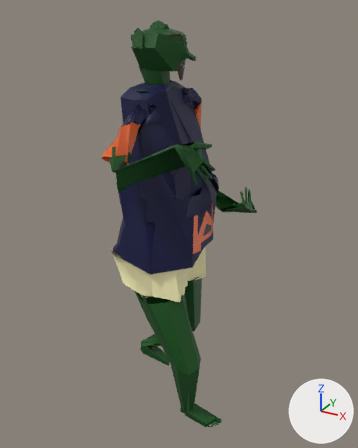
The glTF model Gangsta Wizards/Main/Card Shark Campaign/Character Models/Goblins/goblin_10.glb: old version first, new version second.
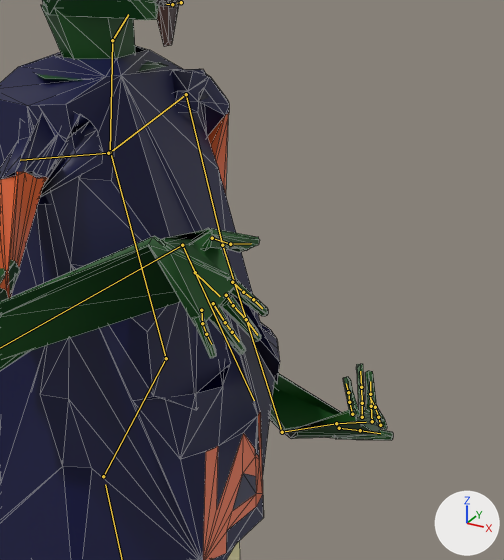
There are two pictures of each version: one whole from a 50 mm camera at (0.905, -1.489, 1.022) aimed at (0.071, 0.029, 0.263), one close up on the part from 35% to 82% of the width and 14% to 56% of the height. Every picture has the same lights, and +X, +Y and +Z are marked at lower right. The last two pictures show the newer version. Both versions are drawn at frame 1 of the action 'Idle'; the numbers are the values there. The bones that change, and the others that lie on the model, are drawn over the model as lines in the close-ups. The close-ups show mesh edges as thin lines.

The first close-up shows 'gob10body'.
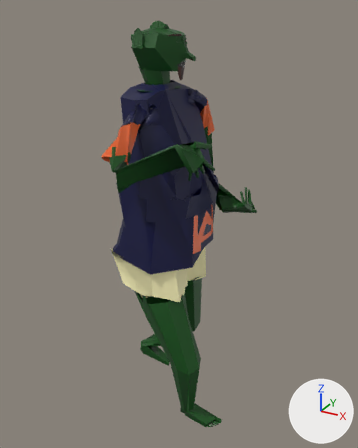
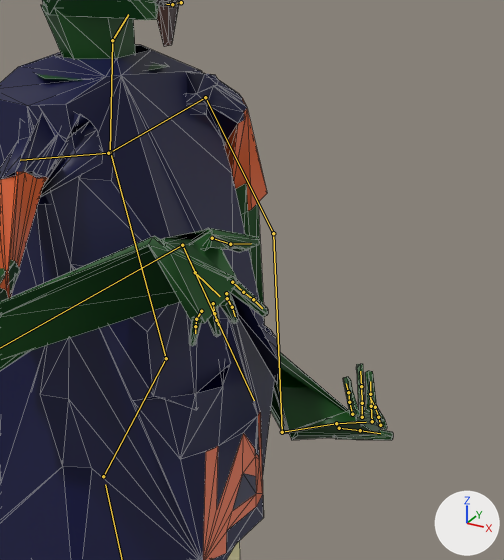
Location of each change, [x1, y1, x2, y2] in pixels of the close-ups (504 x 560 px):
'gob10body', posed
    both: [0, 0, 393, 560]
bone 'Shoulder L', root to tip
    before: (110, 152) to (186, 94)
    after: (110, 152) to (205, 97)
bone 'Bicep L', root to tip
    before: (186, 94) to (222, 245)
    after: (205, 97) to (273, 233)
bone 'Forearm L', root to tip
    before: (222, 245) to (282, 432)
    after: (273, 233) to (282, 432)
bone 'Middle 1 R', root to tip
    before: (226, 295) to (233, 305)
    after: (226, 293) to (227, 298)
bone 'Ring 1 R', root to tip
    before: (213, 303) to (225, 322)
    after: (213, 303) to (214, 313)
bone 'Pinky 1 R', root to tip
    before: (201, 310) to (202, 323)
    after: (201, 311) to (196, 319)

Edits to the bpy script that builds the scene:
```text
Change bone_shoulder_l:
    where bone_shoulder_l = bpy.data.objects['Gobby10'].pose.bones['Shoulder L']  # child of 'Chest'
    bone_shoulder_l.rotation_quaternion: (1.0, 0.0, 0.0, 0.0) -> (0.996, -0.006, -0.024, -0.09)  # degrees (0, 0, 0) -> degrees (0, -3, -10)
Change bone_bicep_l:
    where bone_bicep_l = bpy.data.objects['Gobby10'].pose.bones['Bicep L']  # child of 'Shoulder L'
    bone_bicep_l.rotation_quaternion: (0.663, 0.232, 0.395, -0.591) -> (0.628, 0.334, 0.555, -0.431)  # degrees (-15, 53, -91) -> degrees (-21, 80, -86)
Change bone_forearm_l:
    where bone_forearm_l = bpy.data.objects['Gobby10'].pose.bones['Forearm L']  # child of 'Bicep L'
    bone_forearm_l.rotation_quaternion: (0.946, 0.323, 0.0, 0.008) -> (0.922, 0.388, 0.0, 0.01)  # degrees (38, 0, 1) -> degrees (46, 0, 1)
Change bone_wrist_l:
    where bone_wrist_l = bpy.data.objects['Gobby10'].pose.bones['Wrist L']  # child of 'Forearm L'
    bone_wrist_l.rotation_quaternion: (0.002, 0.287, 0.742, 0.606) -> (0.198, 0.088, 0.642, 0.736)  # degrees (-74, -160, -27) -> degrees (81, 7, 156)
Change bone_middle_1_r:
    where bone_middle_1_r = bpy.data.objects['Gobby10'].pose.bones['Middle 1 R']  # child of 'Palm R'
    bone_middle_1_r.location: (0.0, 0.0, 0.0) -> (-0.001, -0.002, 0.001)
    bone_middle_1_r.rotation_quaternion: (1.0, 0.0, 0.0, 0.0) -> (0.94, -0.313, 0.14, -0.002)  # degrees (0, 0, 0) -> degrees (-38, 15, -5)
Change bone_ring_1_r:
    where bone_ring_1_r = bpy.data.objects['Gobby10'].pose.bones['Ring 1 R']  # child of 'Palm R'
    bone_ring_1_r.rotation_quaternion: (1.0, 0.0, 0.0, 0.0) -> (0.94, -0.318, 0.126, -0.023)  # degrees (0, 0, 0) -> degrees (-38, 13, -7)
Change bone_pinky_1_r:
    where bone_pinky_1_r = bpy.data.objects['Gobby10'].pose.bones['Pinky 1 R']  # child of 'Palm R'
    bone_pinky_1_r.location: (0.0, 0.0, 0.0) -> (0.0, 0.002, -0.001)
    bone_pinky_1_r.rotation_quaternion: (1.0, 0.0, 0.0, 0.0) -> (0.94, -0.338, -0.033, -0.04)  # degrees (0, 0, 0) -> degrees (-39, -5, -3)
```
